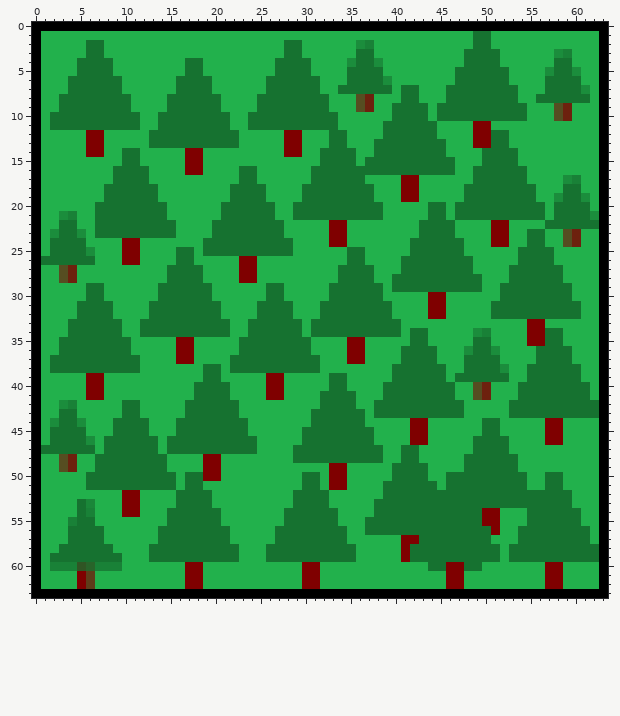
Two versions of one pixel-art sprite, res/TextureTerreno/foresta.png. Above: the version before the commit.
The file is 64x64 pixels. Colours within 5 levels of each other are drawn and written as one.
New version:
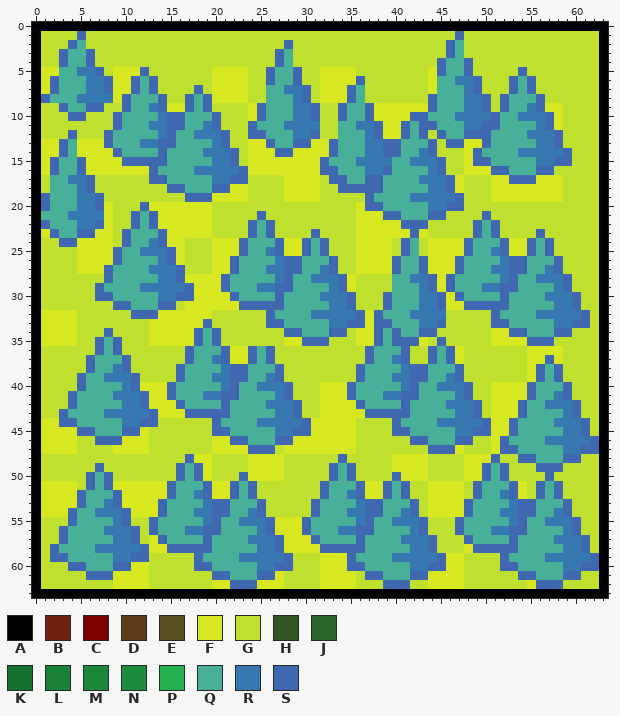
Palette (. is transparent): A #000000  B #6d210e  C #7f0000  D #5e3d1a  E #564d21  F #d8e820  G #c0e030  H #305524  J #28642a  K #167230  L #198137  M #1a8739  N #1b8d3c  P #22b14c  Q #48b098  R #3878b0  S #4068b0
Change:
Changed rows in their new state; - is an unchanged pixel.
first column x 1:
 1 GGGGSGGGGGGGGGGGGGGGGGGGGGGGGGGGGGGGGGGGGGGGGGSGGGGGGGGGGGGGGG
 2 GGGSQGGGGGGGGGGGGGGGGGGGGGGSGGGGGGGGGGGGGGGGGSQGGGGGGGGGGGGGGG
 3 GGSQQSGGGGGGGGGGGGGGGGGGGGSQGGGGGGGGGGGGGGGGGSQGGGGGGGGGGGGGGG
 4 GGSQQSGGGGGGGGGGGGGGGGGGGGSQGGGGGGGGGGGGGGGGSQQSGGGGGGGGGGGGGG
 5 FFQQRRSGFFFSGGGGGGGFFFFGGSQQSGGFFFFGGGGGGGGFSQQSGGGGGSGGGGGGGG
 6 FSQQQRRSFFSQSGGGGGGFFFFGGSQQSGGFFFFSGGGGGGGFQQRRSGGGSQSGGGGGGG
 7 FSQQQRRSFFSQSGGGGSGFFFFGGQQRRSGFFFSQGGGGGGGFQQQRSGGGSQSGGGGGGG
 8 SQQQRRRRFSQQQSGGSQSFFFFGGQQQRSGFFFSQGGGGGGGSQQQRRSGSQQQSGGGGGG
 9 GGSQQSSGGSQQRSFFSQSGGGGFSQQQRRSGGSQQSFFFFFFSQQQRRSGSQQRSFFGGGG
10 GGGSSGGGSQQQQRSSQQQSGGGFSQQQRRSGGSQQSFFFFSSQQQRRRRSQQRRRSFGGGG
11 GGGGGGGGSQQQRRSSQQRSGGGSQQQRRRRGGQQRRSFFSQSSQQQRRSSQQQQRSFGGGG
12 GGGSGGGSQQQQQRSQQRRRSGGSSQQQRRSGGQQQRSFFSQSGSQQSSSQQQQRRRSGGGG
13 FFSQFFFSQQQRRSSQQQQRSGGFFSQQSSFFSQQQRRSSQQQSGSSFFSQQQQQRRSGGGG
14 FFSQFFFFSQQQQSQQQQRRRSGFFFSSFFFFSQQQRRSSQQRSGGGFSQQQQRRRRRSGGG
15 FSQQSFFFFSSSSSQQQQQRRSGFFFFFFFFSQQQRRRRQQRRRSGGFSSQQQQQRRSSGGG
16 FSQQSFFFFFFFSQQQQRRRRRSFFFFFFFFSSQQQRRSQQQQRSGGFFFSSQQQSSGGGGG
17 GQQRRSGGGGGGSSQQQQQRRSSGGGGFFFFGSSQQSSQQQQRRRSFGGGFFSSSFFFGGGG
18 GQQQRSGGGGGGGGSSQQQSSFFGGGGFFFFGGSSSSSQQQQQRRSFGGGFFFFFFFFGGGG
19 SQQQRRSGGGGGGGGGSSSFFFFGGGGFFFFGGGGGSQQQQRRRRRSGGGFFFFFFFFGGGG
20 SQQQRRSFGGGSFFFFFFFGGGGGGGGGGGGGGGGFSSQQQQQRRSSGGGGGGGGGGGGGGG
21 QQQRRRRFGGSQSFFFFFFGGGGGSGGGGGGGGGGFFFSSQQQSSGGGGSGGGGGGGGGGGG
22 SQQQRRSFGGSQSFFFFFFGGGGSQSGGGGGGGGGFFFFFSSSGGGGGSQSGGGGGGGGGGG
23 FSQQSSFFGSQQQSFFFFFGGGGSQSGGGGSGGGGFFFFFFSFGGGGGSQSGGGGSGGGGGG
24 GGSSFFFFGSQQRSFFGGGFFFSQQQSFFSQSGGGFFFFGSQGFFFFSQQQSFFSQSGGGGG
25 GGGGFFFFSQQRRRSFGGGFFFSQQRSFFSQSGGGFFFFGSQGFFFFSQQRSFFSQSGGGGG
26 GGGGFFFFSQQQQRSFGGGFFSQQQQRSSQQQSGGFFFFSQQSFFFSQQQQRSSQQQSGGGG
27 GGGGFFFSQQQQRRRSGGGFFSQQQRRSSQQRSGGFFFFSQQSFFFSQQQRRSSQQRSGGGG
28 GGGGGGGSQQQQQRRSFFFFSQQQQQRSQQRRRSFGGGGQQRRSFSQQQQQRSQQRRRSGGG
29 GGGGGGSQQQQRRRRRSFFFSQQQRRSSQQQQRSFGGGGQQQRSFSQQQRRSSQQQQRSGGG
30 GGGGGGSSQQQQQRRSSFFFFSQQQQSQQQQRRRSGGGSQQQRRSFSQQQQSQQQQRRRSGG
31 GGGGGGGGSSQQQSSGFFFFFFSSSSSQQQQQRRSGGGSQQQRRSFFSSSSSQQQQQRRSGG
32 FFFFGGGGGGSSSFFFFFFGGGGGGSQQQQRRRRRSFSQQQRRRRGGGGGSQQQQRRRRRSG
33 FFFFGGGGGGGGFFFFFFSGGGGGGSSQQQQQRRSSFSSQQQRRSGGGGGSSQQQQQRRSSG
34 FFFFGGGSGGGGFFFFFSQSGGGGGGGSSQQQSSGFFSQSQQSSGGGGGGFFSSQQQSSGGG
35 FFFFGGSQSGGGFFFFFSQSGGGGGGGFFSSSGGGFFSQSSSFGSGGGGGFFFFSSSGGGGG
36 GGGGGGSQSGGGGGGGSQQQSFFSQSGGGGGGGGGGSQQQSGGSQSFGGGGGGGFFFFGGGG
37 GGGGGSQQQSGGGGGGSQQRSFFSQSGGGGGGGGGGSQQRSGGSQSFGGGGGGGFFSFGGGG
38 GGGGGSQQRSGGGGGSQQQQRSSQQQSGGGGGGGGSQQQQRSSQQQSGGGGGGGFSQSGGGG
39 GGGGSQQRRRSGGGGSQQQRRSSQQRSGGGGGGGGSQQQRRSSQQRSGGGGGGGFSQSGGGG
40 GGGGSQQQQRSFFFSQQQQQRSQQRRRSGGGFFFSQQQQQRSQQRRRSGGFFFFSQQQSGGG
41 GGGSQQQQRRRSFFSQQQRRSSQQQQRSGGGFFFSQQQRRSSQQQQRSGGFFFFSQQRSGGG
42 GGGSQQQQQRRSFFFSQQQQSQQQQRRRSGGFFFFSQQQQSQQQQRRRSGFFFSQQRRRSGG
43 GGSQQQQRRRRRSFFFSSSSSQQQQQRRSGGFFFFFSSSSSQQQQQRRSGFFFSQQQQRSGG
44 FFSSQQQQQRRSSGGGGGGSQQQQRRRRRSFFFFFGGGGSQQQQRRRRRSFFSQQQQRRRSG
45 FFFFSSQQQSSFGGGGGGGSSQQQQQRRSSFFFFFGGGGSSQQQQQRRSSFFSQQQQQRRSG
46 FFFFGGSSSFFFGGGGGGGFFSSQQQSSFFFFFFFGGGGGGSSQQQSSGGFSQQQQRRRRRS
47 FFFFGGGGFFFFGGGGGGGFFFFSSSGFFFFFFFFGGGGGGGGSSSFGGGFSSQQQQQRRSS
48 GGGGGGGGGGGGGGGGSFFGGGGFFFFGGGGGGSGGGGGFFFFGGGGFFFSGGSSQQQSSGG
49 GGGGGGSGGGGGGGGSQSFGGGGFFFFGGGGGSQSGGGGFFFFGGGGFFSQSGGGSSSGGGG
50 GGGGGSQSGGGGGGGSQSFGGGSFFFFGGGGGSQSGGGGSFFFGGGGFFSQSGGGGSGGGGG
51 FFFFGSQSFFFFFFSQQQSFFSQSGGGGGGGSQQQSFFSQSGGFFFFGSQQQSFGSQSGGGG
52 FFFFSQQQSFFFFFSQQRSFFSQSGGGGGGGSQQRSFFSQSGGFFFFGSQQRSFGSQSGGGG
53 FFFFSQQRSFFFFSQQQQRSSQQQSGGGGGSQQQQRSSQQQSGFFFFSQQQQRSSQQQSGGG
54 FFFSQQRRRSFFFSQQQRRSSQQRSGGGGGSQQQRRSSQQRSGFFFFSQQQRRSSQQRSGGG
55 GGGSQQQQRSGGSQQQQQRSQQRRRSFFFSQQQQQRSQQRRRSGGGSQQQQQRSQQRRRSGG
56 GGSQQQQRRRSGSQQQRRSSQQQQRSFFFSQQQRRSSQQQQRSGGGSQQQRRSSQQQQRSGG
57 GGSQQQQQRRSGFSQQQQSQQQQRRRSFFFSQQQQSQQQQRRRSGGGSQQQQSQQQQRRRSG
58 GSQQQQRRRRRSFFSSSSSQQQQQRRSFFFFSSSSSQQQQQRRSGGGFSSSSSQQQQQRRSG
59 GSSQQQQQRRSSGGGGGSQQQQRRRRRSGGGFFFSQQQQRRRRRSFFGGGGSQQQQRRRRRS
60 GGGSSQQQSSFFGGGGGSSQQQQQRRSSGGGFFFSSQQQQQRRSSFFGGGGSSQQQQQRRSS
61 GGGGGSSSFFFFGGGGGGGSSQQQSSFGGGGFFFFGSSQQQSSFFFFGGGGGGSSQQQSSGG
62 GGGGGGGGFFFFGGGGGGGFFSSSFFFGGGGFFFFGGGSSSGGFFFFGGGGGGGFSSSGGGG
Where, in picture pixels (left, top, right, bottom), the same in both pictures:
changed: (41, 31, 599, 589)
